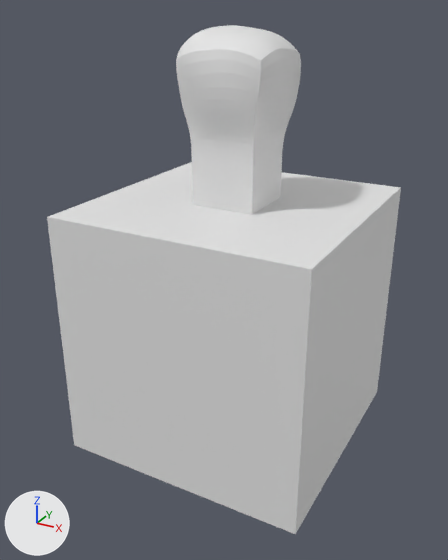
An edit to the FBX model rts-sandbox-src/Assets/Models/figure.fbx, drawn before and after from the same camera.
Before and after are seen from a 50 mm camera at (2.13, -4.09, 2.36) aimed at (-0.04, -0.14, 0.39). Lighting does not change. The marker at lower left points along +X, +Y and +Z. The picture after the commit comes second. Where no turn or scale is listed for an object, it has been applied to the vertices.

Objects in the first picture: 'Figure'.
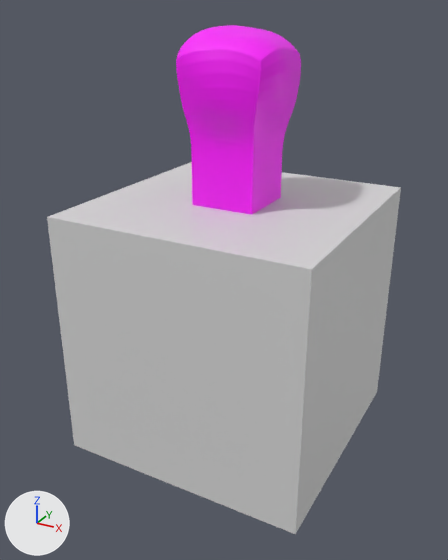
Where the newer file only moved an object's origin or applied its transform, the numbers keep the older frame.

What differs and where, as boxes [x1, y1, x2, y2] in the pictures (448 x 560 px):
part 1 of me_cube, recoloured (white to light grey): [47, 162, 400, 272] in both
part 2 of me_cube, recoloured (white to pink): [176, 25, 301, 215] in both

Diff of the bpy script that builds the scene:
```diff
--- a/rts-sandbox-src/Assets/Models/figure.fbx.py
+++ b/rts-sandbox-src/Assets/Models/figure.fbx.py
@@ mat_teamcolor @@
+mat_teamcolor = principled_material('TeamColor')
+mat_teamcolor.base_color = (1.0, 0.0, 1.0)  # pink #ff00ff
@@ mat_figure_base @@
+mat_figure_base = principled_material('figure_base')
+mat_figure_base.base_color = (0.7, 0.7, 0.7)  # light grey #dadada
@@ me_cube @@
 me_cube.from_pydata(...)  # 2256 vertices, 2252 faces; spans x -1.0..1.0, y -1.0..1.0, z -1.0..2.25
 # used by ob_figure; location = (0.0, 0.0, 0.0)
+# me_cube part 1: all 47 faces centred in x -1.0..1.0, y -1.0..1.0, z -1.0..1.0 switch from mat_material (white #e7e7e7) to mat_figure_base (light grey #dadada)
+# me_cube part 2: all 2205 faces centred in x -0.37..0.4, y -0.37..0.46, z 1.02..2.25 switch from mat_material (white #e7e7e7) to mat_teamcolor (pink #ff00ff)
```
